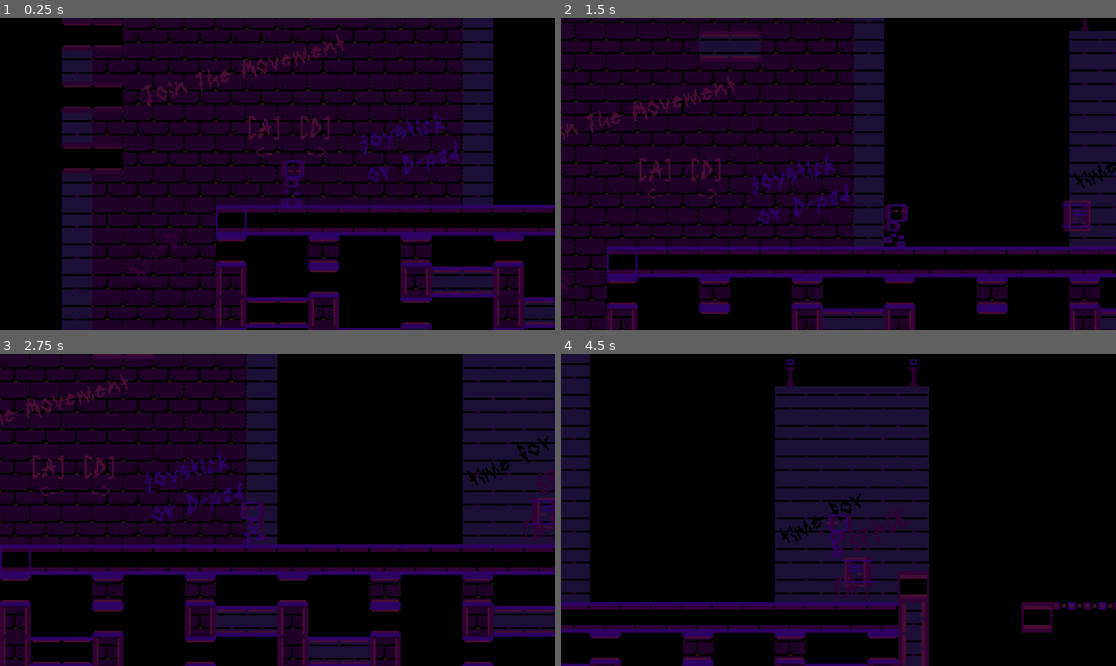
Above: before the commit, frames 1-4 (two rows, left to right).
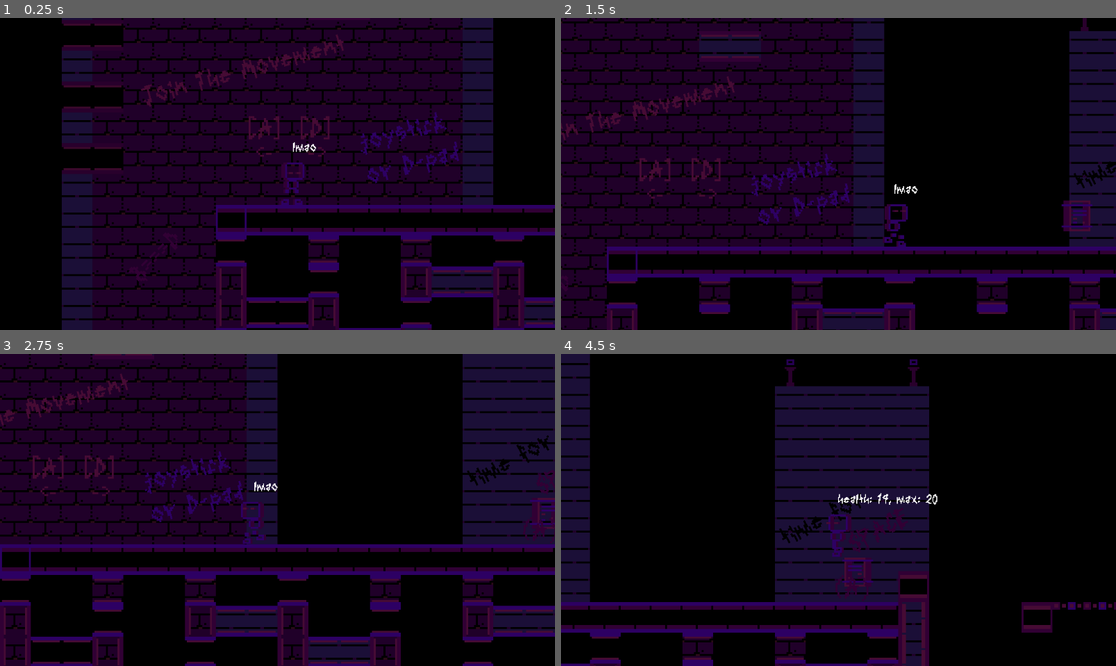
Above: after the commit, the same moments.

Repository: jon-patch-modular/color-fella
Game: Godot game, scene res://Escenes/Nivells/Test Level.tscn
Two runs of this game, one before a commit and one after it. Both use one fixed random seed, a clock stepped at 60 frames per second and the inputs below.
Inputs:
- Up to frame 1 (0.25 s): no input
- Up to frame 2 (1.5 s): tap Enter (ui_accept) at 0.5 s; hold Right (move_right) from 0.53 s (still down); tap Space (jump) at 0.77 s
- Up to frame 3 (2.75 s): tap Space (jump) at 1.52 s; release Right (move_right) at 2.03 s; hold Left (move_left) from 2.03 s (still down)
- Up to frame 4 (4.5 s): release Left (move_left) at 2.78 s; hold Right (move_right) 2.78-4.28 s; tap Space (jump) at 3.02, 3.77 s; hold Left (move_left) from 4.28 s (still down)

The runs differ from the first frame. In frame 1, 0.2% of the frame differs, in the area x 51-57%, y 39-57%; in frame 2, less than 0.1%; in frame 3, less than 0.1%; in frame 4, 0.2%, in the area x 49-68%, y 44-49%.

Commit message:
Added vaporwave and nightcore modifiers. Wrestled health system when trying to add a harmless debug display, but now it's more solid with automatic signal connections.

Diff:
--- /dev/null
+++ b/Codi/HealthLabel.gd
@@ -0,0 +1,11 @@
+class_name HealthLabel
+extends Label
+
+@onready var health: Health = $".."
+
+func _ready() -> void:
+	if health != null:
+		health.health_changed.connect(_on_health_update)
+
+func _on_health_update(health: int, max_health: int):
+	text = "health: " + str(health) + ", max: " + str(max_health)
--- a/Codi/health.gd
+++ b/Codi/health.gd
@@ -1,17 +1,15 @@
 @icon("res://Recursos/sprites/icons/icon_health.png")
 class_name Health
-extends Node
+extends Node2D
 
 #__Events______
-signal max_health_changed(amount:int)
-signal health_changed(amount:int)
-signal ceased_to_be #fucking dead. Deceased. this is an EX-character.
+signal health_changed(health:int, max_health:int)
+signal ceased_to_be
 
 func _ready() -> void:
-	health_changed.emit(health)
-	max_health_changed.emit(health)
+	health_changed.emit(health, max_health) #initialize health stuffs
 
-#__Parameters which might or might not be properties______
+#__Parameters
 @export var max_health: int = 20:
 	get:
 		return max_health
@@ -21,7 +19,7 @@
 		if value != max_health:
 
 			#Emut signal and apply value
-			max_health_changed.emit(value - max_health)
+			health_changed.emit(health, max_health)
 			max_health = value
 
 			#Make sure to keep health within bounds (upper boundary only :o )
@@ -32,8 +30,8 @@
 
 #__Internal variables__
 @onready var health: int = max_health: #@onready: definida quan max_health ja existeix
-	get:
-		return health
+	get: return health
+
 	set(value):
 		#Do not decrease health during invincibility frames
 		if value < health && immortal:
@@ -45,7 +43,7 @@
 
 		print(get_parent().name + "'s current health is " + str(clamperino))
 
-		health_changed.emit(clamperino)
+		health_changed.emit(health, max_health)
 
 		#Ask for a refund for this norwegian blue (emit signal and output debug)
 		if health == 0:
--- a/Codi/hurt_receiver_area.gd
+++ b/Codi/hurt_receiver_area.gd
@@ -3,6 +3,10 @@
 
 #Emmagatzema node germà Health quan les escenes estiguin carregades
 @onready var health : Health = $"../Health"
+
+#Connecta senyal
+func _ready() -> void:
+	area_entered.connect(_on_area_entered)
 
 func _on_area_entered(hurt : HurtfulArea):
 
--- a/Codi/music_parameters.gd
+++ b/Codi/music_parameters.gd
@@ -2,6 +2,18 @@
 
 
 @export var speed_mode : SpeedMode = SpeedMode.boring
-@export var speed_ratios = {SpeedMode.boring: 1.0, SpeedMode.vapor: 0.7, SpeedMode.night: 1.2}
+var speed_ratios : Dictionary = {
+	SpeedMode.boring: 1.0,
+	SpeedMode.vapor: 0.7,
+	SpeedMode.night: 1.2,
+	SpeedMode.help: 2.5,
+	SpeedMode.snooze: 0.4
+	}
 
-enum SpeedMode {boring, vapor, night}
+var speed_scale : float:
+	get: return speed_ratios[speed_mode]
+
+enum SpeedMode {boring = 0, vapor = -1, night = 1, help = 10, snooze = -10}
+
+func _ready() -> void:
+	pitch_scale = speed_ratios[speed_mode]
--- a/Codi/player_health.gd
+++ b/Codi/player_health.gd
@@ -1,20 +1,8 @@
 extends Health
 
-#@onready var player_2d = $".."
-@onready var health_debug_label : Label = $"../debug_stats_labels/health_debug"
-@onready var max_debug_label : Label = $"../debug_stats_labels/max_health_debug"
-
-
+#Connecta senyal per codi!!!
+func _ready() -> void:
+	ceased_to_be.connect(_on_ceased_to_be)
 
 func _on_ceased_to_be() -> void:
 	GayManager.player_death()
-
-func _ready() -> void:
-	_on_health_changed(health)
-	_on_max_health_changed(max_health)
-
-func _on_health_changed(amount) -> void:
-	health_debug_label.text = "health: " + str(health)
-
-func _on_max_health_changed(amount) -> void:
-	max_debug_label.text = "max: " + str(max_health)
--- /dev/null
+++ b/Escenes/Components/health_label.tscn
@@ -0,0 +1,16 @@
+[gd_scene load_steps=4 format=3 uid="uid://cxswysvu7qs5q"]
+
+[ext_resource type="FontFile" uid="uid://vlb1ghnc0iis" path="res://Recursos/Fonst/DoubleHomicide.ttf" id="1_3n3mk"]
+[ext_resource type="Script" path="res://Codi/HealthLabel.gd" id="2_t7xpy"]
+
+[sub_resource type="LabelSettings" id="LabelSettings_cl0a0"]
+font = ExtResource("1_3n3mk")
+
+[node name="Label" type="Label"]
+offset_top = -34.0
+offset_right = 40.0
+offset_bottom = -11.0
+scale = Vector2(0.5, 0.5)
+text = "lmao"
+label_settings = SubResource("LabelSettings_cl0a0")
+script = ExtResource("2_t7xpy")
--- /dev/null
+++ b/Escenes/Components/hurt_receiver_area.tscn
@@ -0,0 +1,17 @@
+[gd_scene load_steps=3 format=3 uid="uid://bah75l530e05b"]
+
+[ext_resource type="Script" path="res://Codi/hurt_receiver_area.gd" id="1_fvl71"]
+
+[sub_resource type="CapsuleShape2D" id="CapsuleShape2D_in2hu"]
+radius = 6.0
+height = 24.0
+
+[node name="HurtReceiverArea" type="Area2D"]
+collision_layer = 2
+script = ExtResource("1_fvl71")
+
+[node name="CollisionShape2D" type="CollisionShape2D" parent="."]
+position = Vector2(0, -11)
+shape = SubResource("CapsuleShape2D_in2hu")
+
+[connection signal="area_entered" from="." to="." method="_on_area_entered"]
--- a/Escenes/Game Elements/Jugador.tscn
+++ b/Escenes/Game Elements/Jugador.tscn
@@ -1,10 +1,14 @@
-[gd_scene load_steps=28 format=3 uid="uid://b0alcauh40g2"]
+[gd_scene load_steps=31 format=3 uid="uid://b0alcauh40g2"]
 
 [ext_resource type="Script" path="res://Codi/Jugador.gd" id="1_ex5sr"]
 [ext_resource type="Texture2D" uid="uid://gjmh7l6sslg3" path="res://Recursos/sprites/purp guy idle.png" id="1_np5ix"]
 [ext_resource type="Texture2D" uid="uid://diy5ujm7iaiwe" path="res://Recursos/sprites/purp guy walcc.png" id="3_ktsfv"]
 [ext_resource type="Texture2D" uid="uid://7s8cxfak8e7t" path="res://Recursos/sprites/purp guy jump.png" id="3_lnh3s"]
+[ext_resource type="Script" path="res://Escenes/Game Elements/PlayerAnimation.gd" id="5_5bwpl"]
 [ext_resource type="Script" path="res://Codi/player_collision_handler.gd" id="5_n8ndh"]
+[ext_resource type="PackedScene" uid="uid://bah75l530e05b" path="res://Escenes/Components/hurt_receiver_area.tscn" id="7_5whbw"]
+[ext_resource type="Script" path="res://Codi/player_health.gd" id="8_md152"]
+[ext_resource type="PackedScene" uid="uid://cxswysvu7qs5q" path="res://Escenes/Components/health_label.tscn" id="9_as7wq"]
 
 [sub_resource type="AtlasTexture" id="AtlasTexture_tjomd"]
 atlas = ExtResource("1_np5ix")
@@ -166,10 +170,6 @@
 radius = 5.0
 height = 23.0
 
-[sub_resource type="CapsuleShape2D" id="CapsuleShape2D_ggh87"]
-radius = 4.0
-height = 20.0
-
 [node name="Player2D" type="CharacterBody2D"]
 z_index = 10
 collision_layer = 2
@@ -182,15 +182,16 @@
 animation = &"Run"
 autoplay = "Idle"
 frame_progress = 0.827305
+script = ExtResource("5_5bwpl")
 
 [node name="PhysicsHitbox" type="CollisionShape2D" parent="."]
 position = Vector2(0, -11.5)
 shape = SubResource("CapsuleShape2D_nyeyq")
 script = ExtResource("5_n8ndh")
 
-[node name="DamageHitbox" type="Area2D" parent="."]
-collision_layer = 2
+[node name="HurtReceiverArea" parent="." instance=ExtResource("7_5whbw")]
 
-[node name="CollisionShape2D" type="CollisionShape2D" parent="DamageHitbox"]
-position = Vector2(0, -11)
-shape = SubResource("CapsuleShape2D_ggh87")
+[node name="Health" type="Node2D" parent="."]
+script = ExtResource("8_md152")
+
+[node name="Label" parent="Health" instance=ExtResource("9_as7wq")]
--- a/Escenes/Game Elements/Mobs/Computer Bot.tscn
+++ b/Escenes/Game Elements/Mobs/Computer Bot.tscn
@@ -45,7 +45,6 @@
 }]
 
 [sub_resource type="RectangleShape2D" id="RectangleShape2D_h73ri"]
-size = Vector2(16, 16)
 
 [node name="Bot Reptant" type="CharacterBody2D"]
 script = ExtResource("1_1eo04")
@@ -66,13 +65,14 @@
 target_position = Vector2(-24, 0)
 
 [node name="HurtfulArea" type="Area2D" parent="."]
+collision_mask = 2
 script = ExtResource("3_qhjac")
 
 [node name="Hurt hitbox" type="CollisionShape2D" parent="HurtfulArea"]
 shape = SubResource("RectangleShape2D_h73ri")
 debug_color = Color(0.966407, 0, 0.480722, 0.42)
 
-[node name="Health" type="Node" parent="."]
+[node name="Health" type="Node2D" parent="."]
 script = ExtResource("4_ds6s7")
 
 [connection signal="ceased_to_be" from="Health" to="Health" method="_on_ceased_to_be"]
--- /dev/null
+++ b/Escenes/Game Elements/PlayerAnimation.gd
@@ -0,0 +1,7 @@
+extends AnimatedSprite2D
+
+func _process(delta:float) -> void:
+	if animation == "Idle":
+		speed_scale = MusicPlayer.speed_scale
+	else:
+		speed_scale = 1
--- a/Escenes/Nivells/Test Level.tscn
+++ b/Escenes/Nivells/Test Level.tscn
@@ -12,7 +12,7 @@
 [ext_resource type="PackedScene" uid="uid://c50r1qipsyau7" path="res://Escenes/Game Elements/One-Way Platforms/Invisible_Platform_5.tscn" id="12_27m7q"]
 [ext_resource type="PackedScene" uid="uid://djnftwnws0p63" path="res://Escenes/Game Elements/One-Way Platforms/invisible_Platform_1.tscn" id="13_avi2e"]
 [ext_resource type="PackedScene" uid="uid://bc6irx3r46jel" path="res://Escenes/Game Elements/One-Way Platforms/Invisible_Platform_2.tscn" id="14_lmxg8"]
-[ext_resource type="PackedScene" uid="uid://c84jsgvk4usof" path="res://Escenes/rip.tscn" id="15_twwtr"]
+[ext_resource type="PackedScene" uid="uid://c84jsgvk4usof" path="res://Escenes/Components/hurtzone.tscn" id="15_twwtr"]
 [ext_resource type="PackedScene" uid="uid://cj8x377bsu5v8" path="res://Escenes/Game Elements/Mobs/Computer Bot.tscn" id="16_fujkr"]
 [ext_resource type="FontFile" uid="uid://vlb1ghnc0iis" path="res://Recursos/Fonst/DoubleHomicide.ttf" id="17_dgsxv"]
 [ext_resource type="PackedScene" uid="uid://dlqoc5o37iv83" path="res://Escenes/Game Elements/Deco/8_és_igual_a_és_igual_a_és_igual_a_d.tscn" id="18_ld8n2"]
@@ -747,6 +747,8 @@
 
 [node name="Killzone" parent="." instance=ExtResource("15_twwtr")]
 position = Vector2(-256, 192)
+collision_mask = 0
+instakill = true
 
 [node name="CollisionShape2D" type="CollisionShape2D" parent="Killzone"]
 shape = SubResource("WorldBoundaryShape2D_syhrx")
--- a/Escenes/audio_stream_player.tscn
+++ b/Escenes/audio_stream_player.tscn
@@ -9,3 +9,4 @@
 autoplay = true
 bus = &"BGM"
 script = ExtResource("2_ghitt")
+speed_mode = -1
--- a/Escenes/rip.tscn
+++ b/Escenes/rip.tscn
@@ -1,9 +1,10 @@
-[gd_scene load_steps=2 format=3 uid="uid://c84jsgvk4usof"]
+[gd_scene load_steps=2 format=3 uid="uid://b1q7mh0f4abxf"]
 
-[ext_resource type="Script" path="res://Codi/rip.gd" id="1_w0d8b"]
+[ext_resource type="Script" path="res://Codi/hurtful_area.gd" id="1_7oy7e"]
 
 [node name="Killzone" type="Area2D"]
 collision_mask = 2
-script = ExtResource("1_w0d8b")
+script = ExtResource("1_7oy7e")
+instakill = true
 
 [connection signal="body_entered" from="." to="." method="_on_body_entered"]
Renamed: Escenes/Components/Killzone.tscn -> Escenes/Components/hurtzone.tscn
